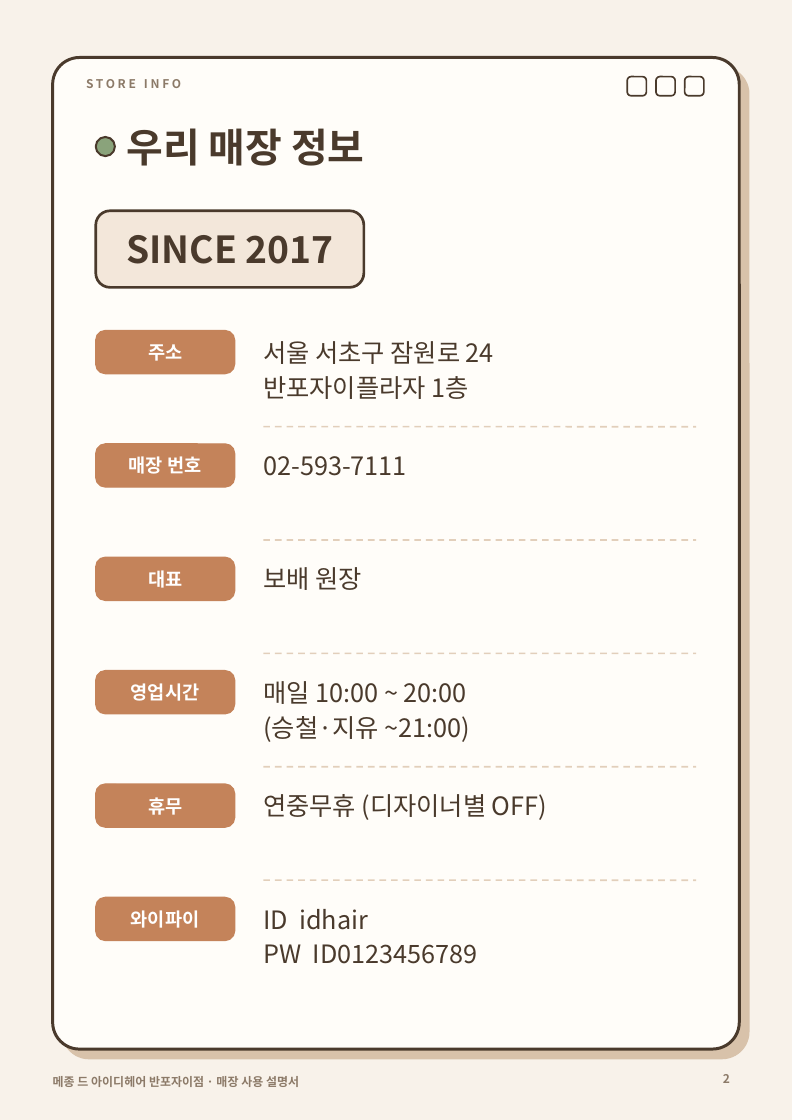
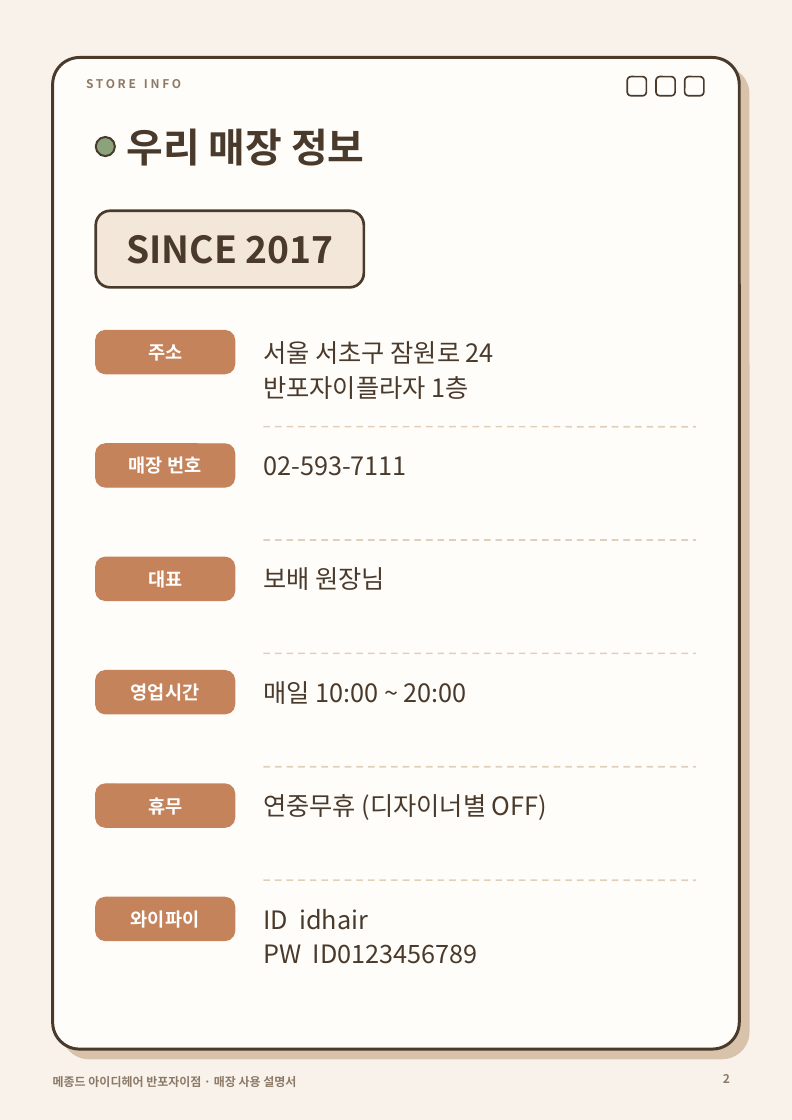
Before and after one commit to ehdrhks2607-eng/daily-cards, a slide deck: slide 2 of salon/salon_a4_pages.pptx. Drawn at 792x1120 pixels with LibreOffice and Linux fonts; fonts in the diff are those of the drawing. Boxes give left, top, right and bottom in pixels: in the first picture for what was removed or moved away, otherwise in the second. Text is boxed around its words. In the diff, an @@ line names an element or a change of style, - is before the commit and + after.

```diff
--- a/salon/salon_a4_pages.pptx
+++ b/salon/salon_a4_pages.pptx
@@ text at bbox=[263, 567, 385, 590]: text changed @@
-보배 원장
+보배 원장님
@@ text at bbox=[263, 716, 471, 742]: paragraph removed @@
-(승철·지유 ~21:00)
@@ text at bbox=[53, 1076, 296, 1087]: spaces changed @@
-메종 드 아이디헤어 반포자이점 · 매장 사용 설명서
+메종드 아이디헤어 반포자이점 · 매장 사용 설명서
```
Also in this commit, not shown: 7 other slides changed, 2 slides removed, 8 other files.
